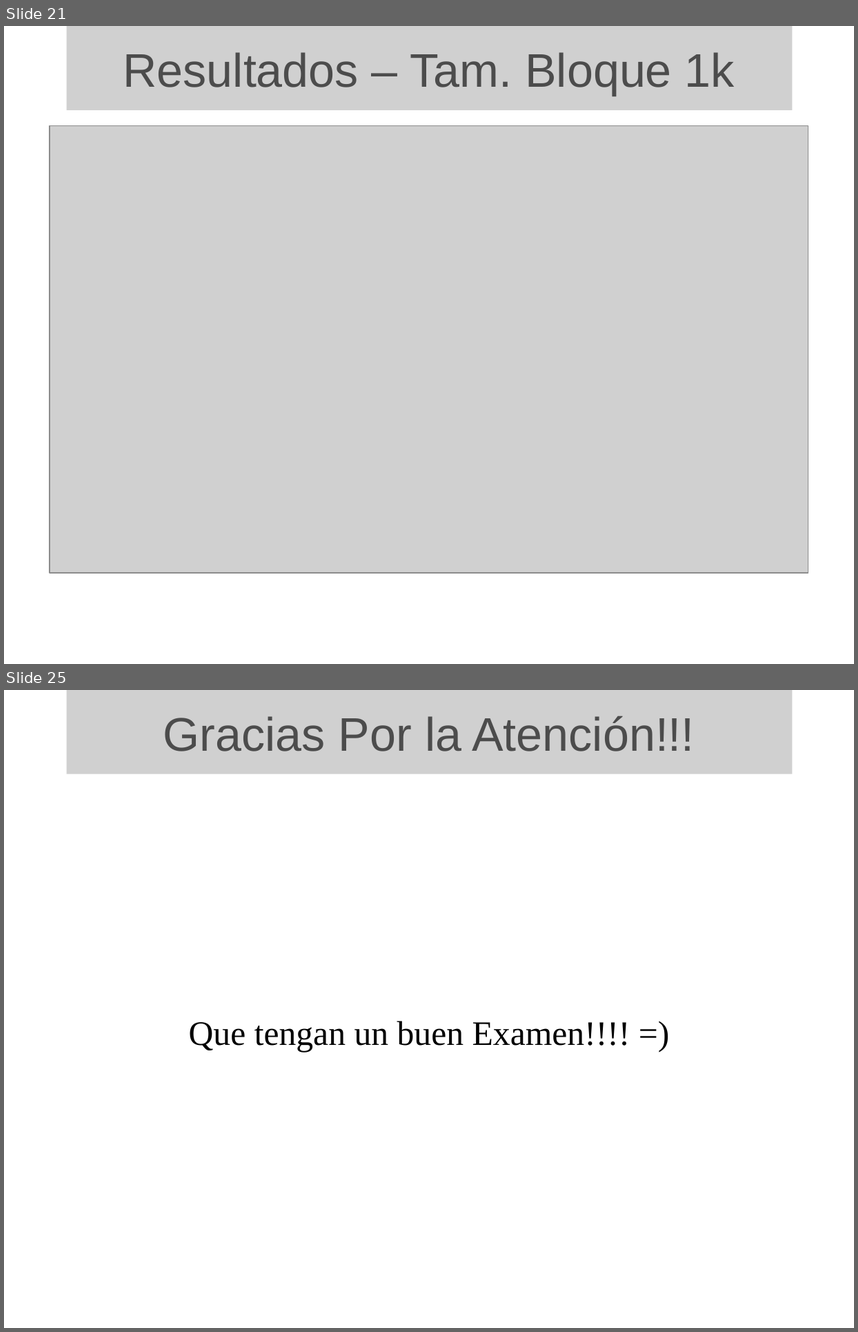
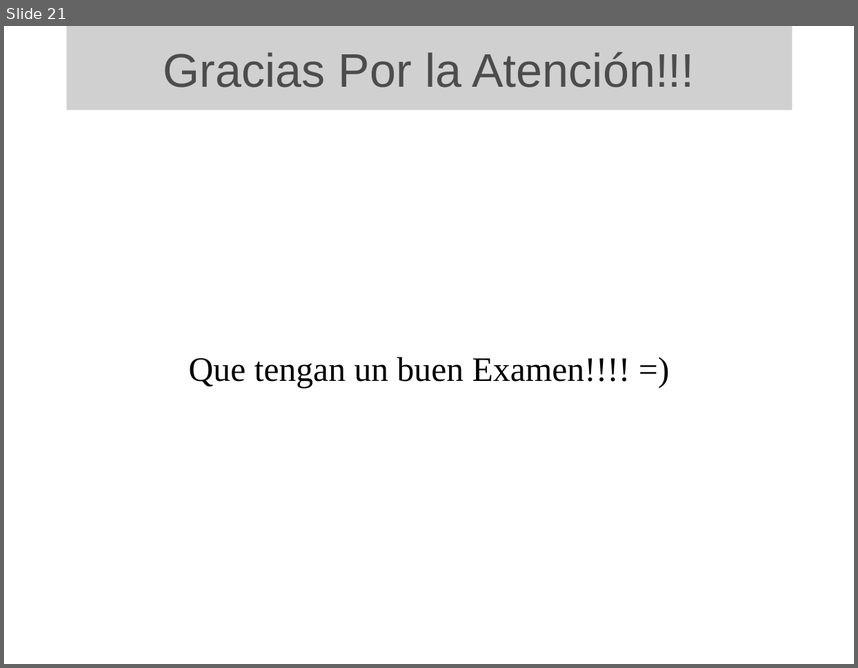
Before and after one commit to ghuttemann/ext3bench, a slide deck: src/presentacion/evaluacion-ext3 v2.odp. Shown one above the other, each under a label of ours: slides 21 and 25 before the commit, slide 21 after it; the slides between them are not shown. The pictures are 858x1332 and 858x668 pixels, drawn with LibreOffice and Linux fonts; fonts in the diff are those of the drawing; grey boxes stand for pictures; background and template pictures are left out. Boxes give left, top, right and bottom in pixels: in the first picture for what was removed or moved away, otherwise in the second. Text is boxed around its words. In the diff, an @@ line names an element or a change of style, - is before the commit and + after.

```diff
--- a/src/presentacion/evaluacion-ext3 v2.odp
+++ b/src/presentacion/evaluacion-ext3 v2.odp
@@ slide 21 removed at [4, 26, 854, 664], background picture (left out) @@
@@ picture removed at [67, 26, 793, 110] @@
-Resultados – Tam. Bloque 1k
@@ picture removed at [50, 125, 809, 572] @@
@@ what was slide 25 is now slide 21 @@
```
Also in this commit, not shown: 3 slides changed, 1 slide added, 4 other slides removed.
